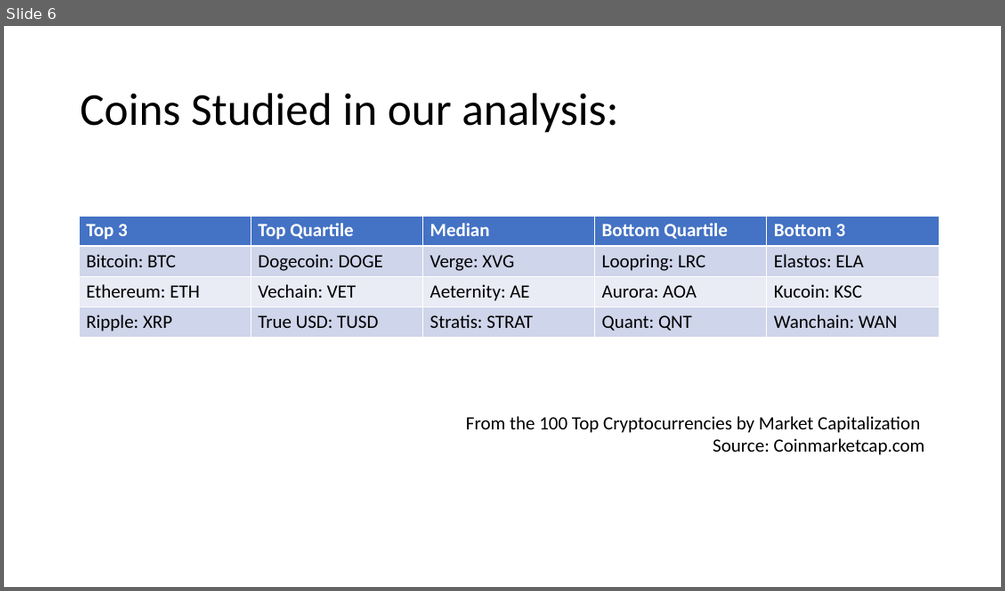
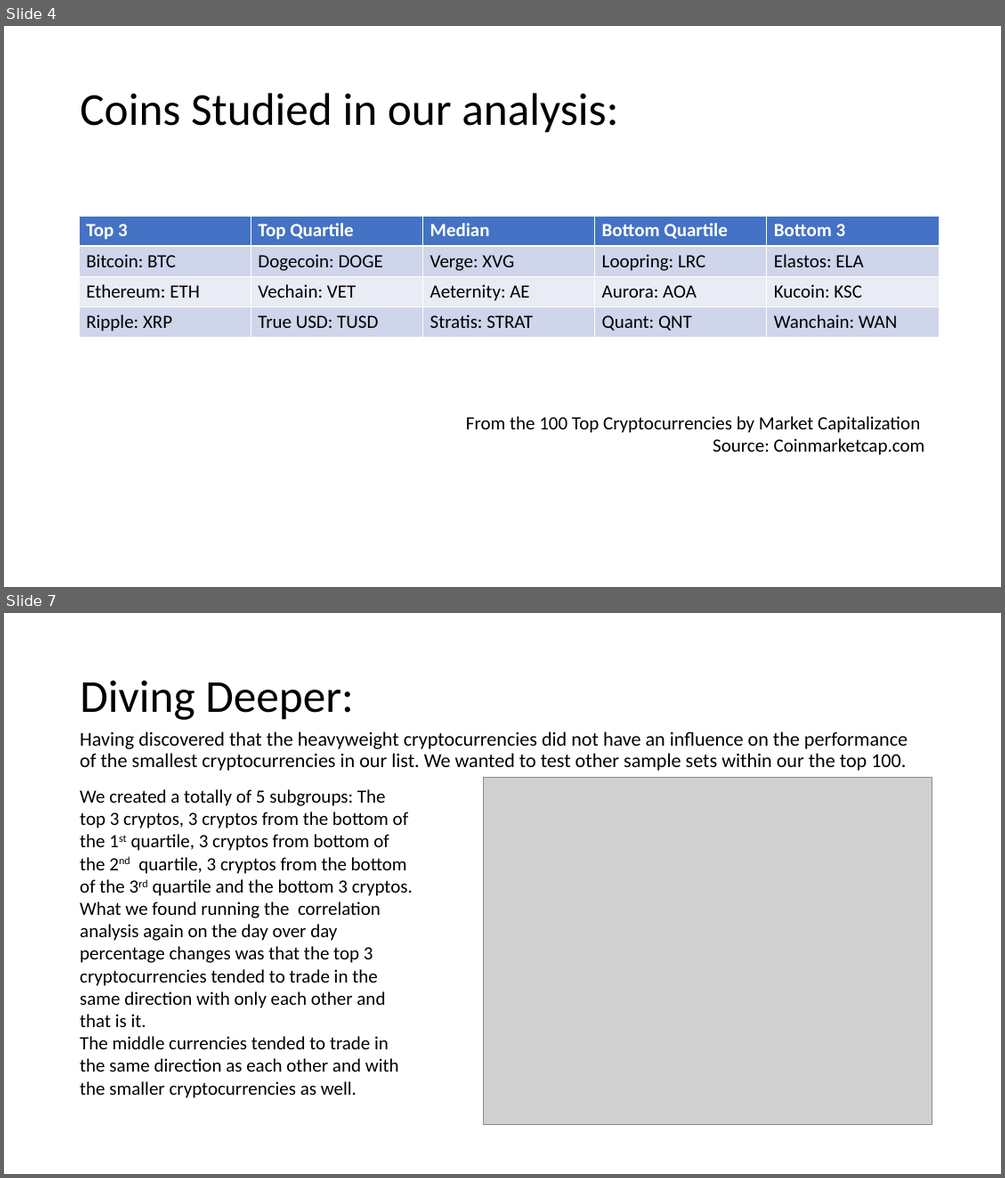
Before and after one commit to kevzha/CryptoAnalysis, a slide deck: Crypto Presentation .ppt. Shown one above the other, each under a label of ours: slide 6 before the commit, slides 4 and 7 after it; the slides between them are not shown. The pictures are 1005x591 and 1005x1178 pixels, drawn with LibreOffice and Linux fonts; fonts in the diff are those of the drawing; grey boxes stand for pictures. Boxes give left, top, right and bottom in pixels: in the first picture for what was removed or moved away, otherwise in the second. Text is boxed around its words. In the diff, an @@ line names an element or a change of style, - is before the commit and + after.

```diff
--- a/Crypto Presentation .ppt
+++ b/Crypto Presentation .ppt
@@ slide 7 added at [4, 613, 1001, 1174], background #FFFFFF @@
@@ title added at [80, 680, 354, 720], 44 pt, text #000000 @@
+Diving Deeper:
@@ text added at [80, 731, 907, 771], 19 pt, text #000000 @@
+Having discovered that the heavyweight cryptocurrencies did not have an influence on the performance of the smallest cryptocurrencies in our list. We wanted to test other sample sets within our the top 100.
@@ text added at [80, 789, 413, 1098], 18 pt, text #000000 @@
+We created a totally of 5 subgroups: The top 3 cryptos, 3 cryptos from the bottom of the 1st quartile, 3 cryptos from bottom of the 2nd quartile, 3 cryptos from the bottom of the 3rd quartile and the bottom 3 cryptos.
+What we found running the correlation analysis again on the day over day percentage changes was that the top 3 cryptocurrencies tended to trade in the same direction with only each other and that is it.
+The middle currencies tended to trade in the same direction as each other and with the smaller cryptocurrencies as well.
@@ picture added at [484, 777, 932, 1123] @@
@@ what was slide 6 is now slide 4 @@
```
Also in this commit, not shown: 1 slide changed, 2 other slides added, 2 slides removed, 4 other files.
